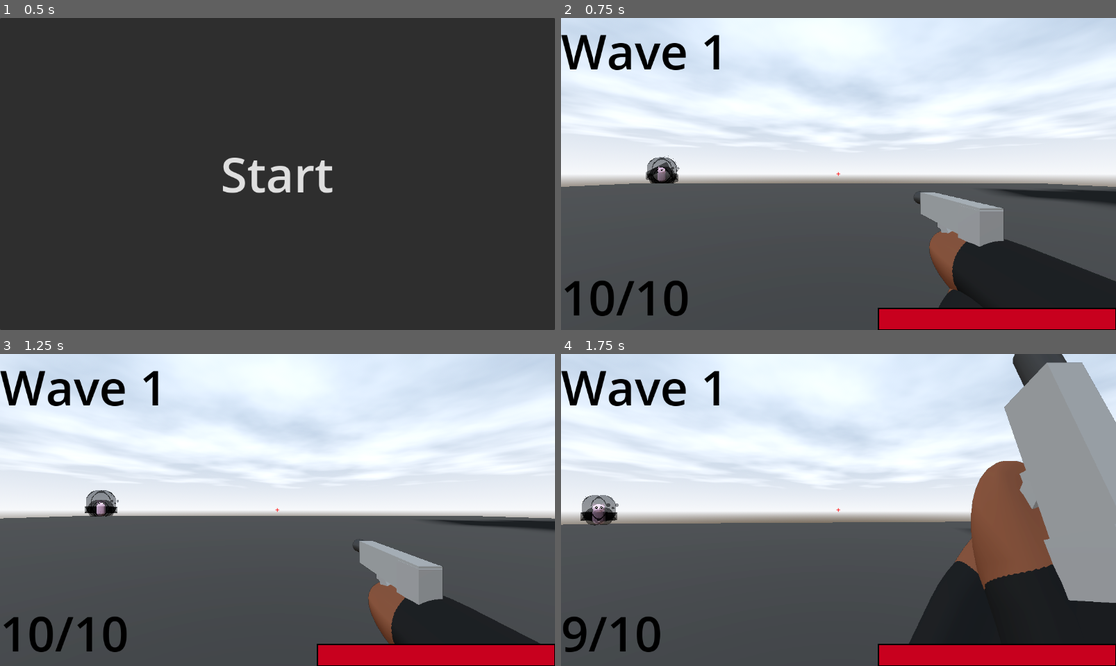
Above: before the commit, frames 1-4 (two rows, left to right).
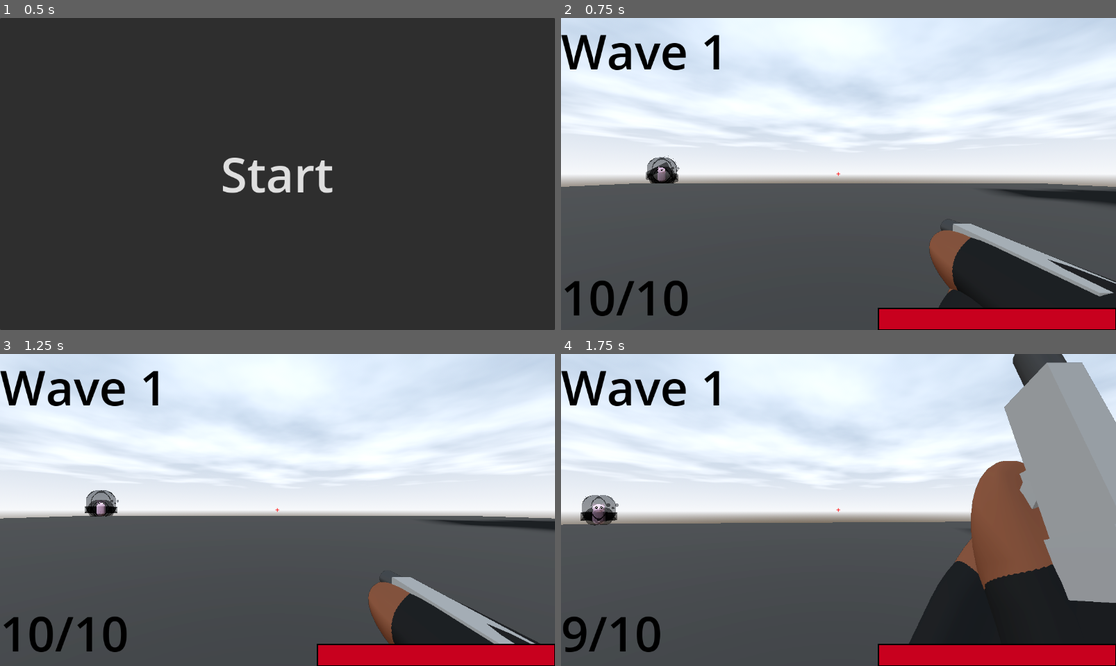
Above: after the commit, the same moments.

Repository: DylanFrenzy/The-Trials-and-Tribulations-of-Tim-Cheese
Game: Godot game, scene res://scenes/hud/start_screen.tscn
The game is run twice, just before and just after one commit, with the same random seed, the same clock (stepped at 60 frames per second) and the same inputs.
Inputs (mouse positions are in pixels of both pictures, inside the frame that each line leads up to):
- Up to frame 1 (0.5 s): no input
- Up to frame 2 (0.75 s): click "Start" at 0.5 s
- Up to frame 3 (1.25 s): no input
- Up to frame 4 (1.75 s): move the mouse to (866, 510) at 1.27 s; press the mouse at (866, 510) at 1.28 s; hold W (move_forward) from 1.28 s (still down); tap Space (jump) at 1.52 s

Frame 1 is identical in both runs. In frame 2, 2.6% of the frame differs, in the area x 63-100%, y 55-90%; in frame 3, 2.6%; in frame 4, nothing differs.

Commit message:
cant remember

Diff:
--- a/3d-project/scenes/gun_cam.tscn
+++ b/3d-project/scenes/gun_cam.tscn
@@ -507,7 +507,6 @@
 transform = Transform3D(-3.61999e-07, 0, -0.1, 0, 0.1, 0, 0.1, 0, -3.61999e-07, 0.204037, -0.0969836, -0.170399)
 
 [node name="Pistol" parent="Node3D" instance=ExtResource("2_20781")]
-transform = Transform3D(1, 0, 0, 0, 1, 0, 0, 0, 1, -1.13019, 0.423723, 0.0856413)
 script = ExtResource("4_afw81")
 
 [node name="AnimationPlayer" type="AnimationPlayer" parent="Node3D/Pistol"]
Not shown: 1 places in 3d-project/scenes/gun_cam.tscn that only renumber resources
